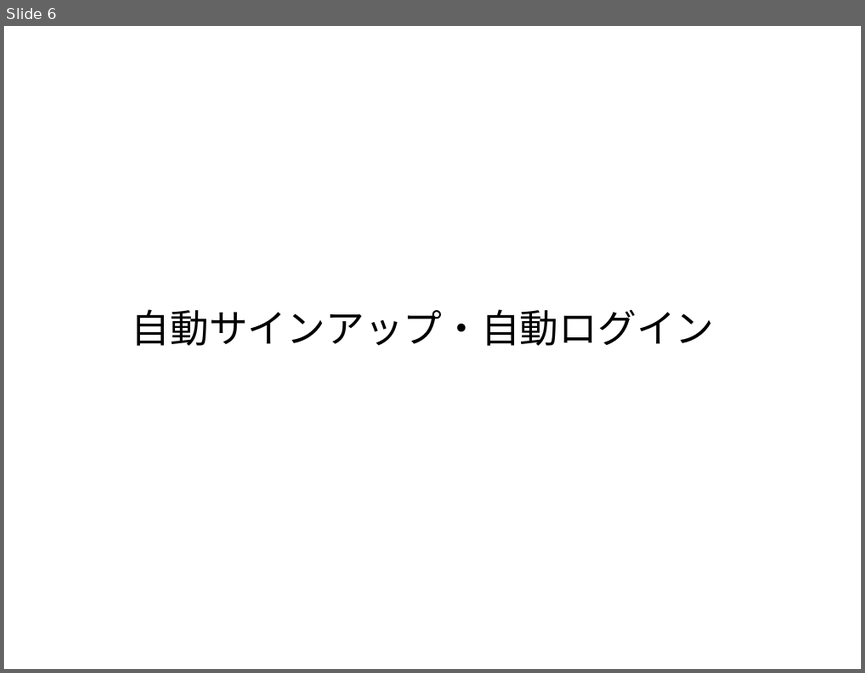
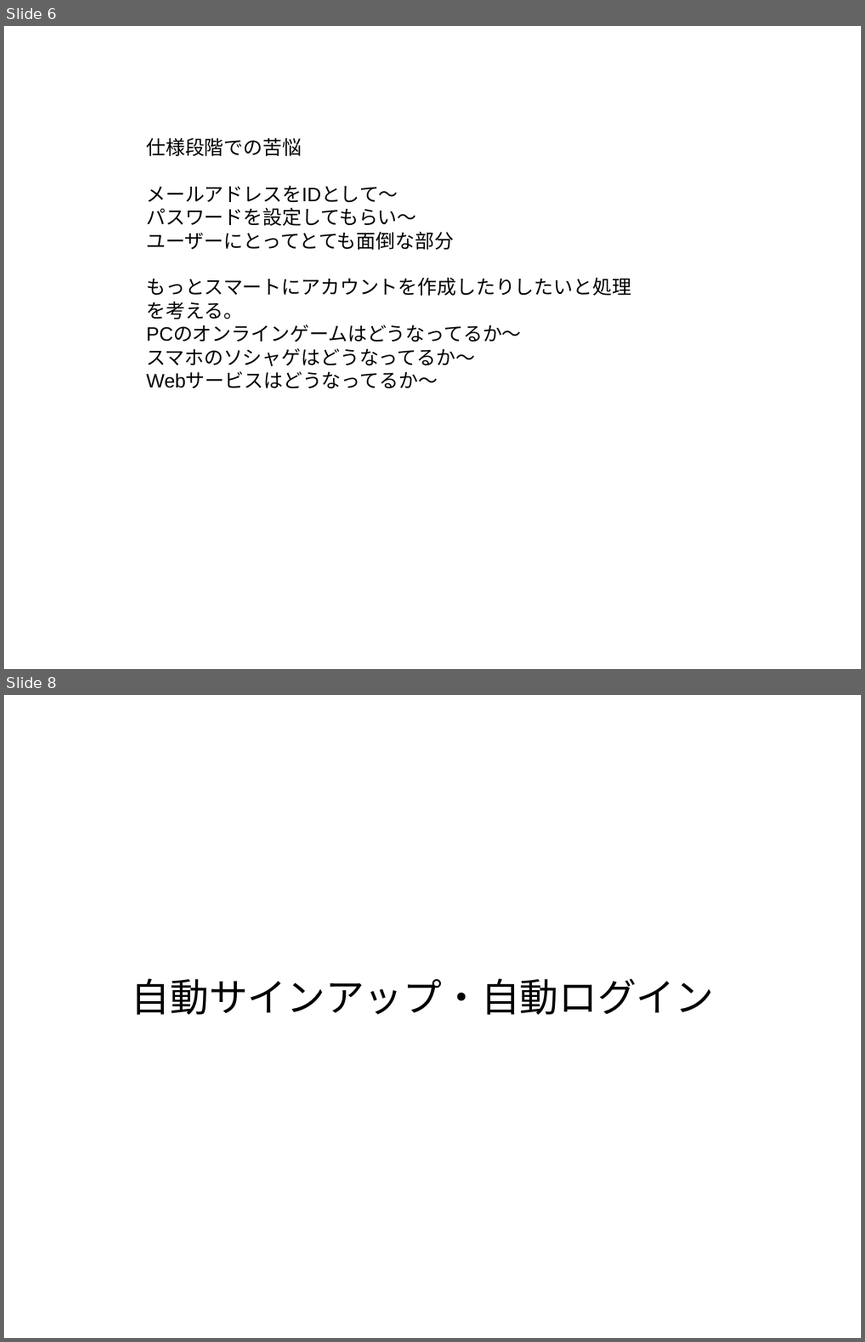
Before and after one commit to Miura0425/LunarLander_Art, a slide deck: 「クライアントとサーバー」発表資料.pptx. Shown one above the other, each under a label of ours: slide 6 before the commit, slides 6 and 8 after it; the slides between them are not shown. The pictures are 865x673 and 865x1342 pixels, drawn with LibreOffice and Linux fonts; fonts in the diff are those of the drawing. Boxes give left, top, right and bottom in pixels: in the first picture for what was removed or moved away, otherwise in the second. Text is boxed around its words. In the diff, an @@ line names an element or a change of style, - is before the commit and + after.

```diff
--- a/「クライアントとサーバー」発表資料.pptx
+++ b/「クライアントとサーバー」発表資料.pptx
@@ slide 6 added at [4, 26, 861, 669], background #FFFFFF @@
@@ text added at [146, 137, 631, 388], 18 pt, text #000000 @@
+仕様段階での苦悩
+メールアドレスをIDとして～
+パスワードを設定してもらい～
+ユーザーにとってとても面倒な部分
+もっとスマートにアカウントを作成したりしたいと処理を考える。
+PCのオンラインゲームはどうなってるか～
+スマホのソシャゲはどうなってるか～
+Webサービスはどうなってるか～
@@ what was slide 6 is now slide 8 @@
```
Also in this commit, not shown: 6 slides changed, 16 other slides added, 1 slide removed, 3 other files.
